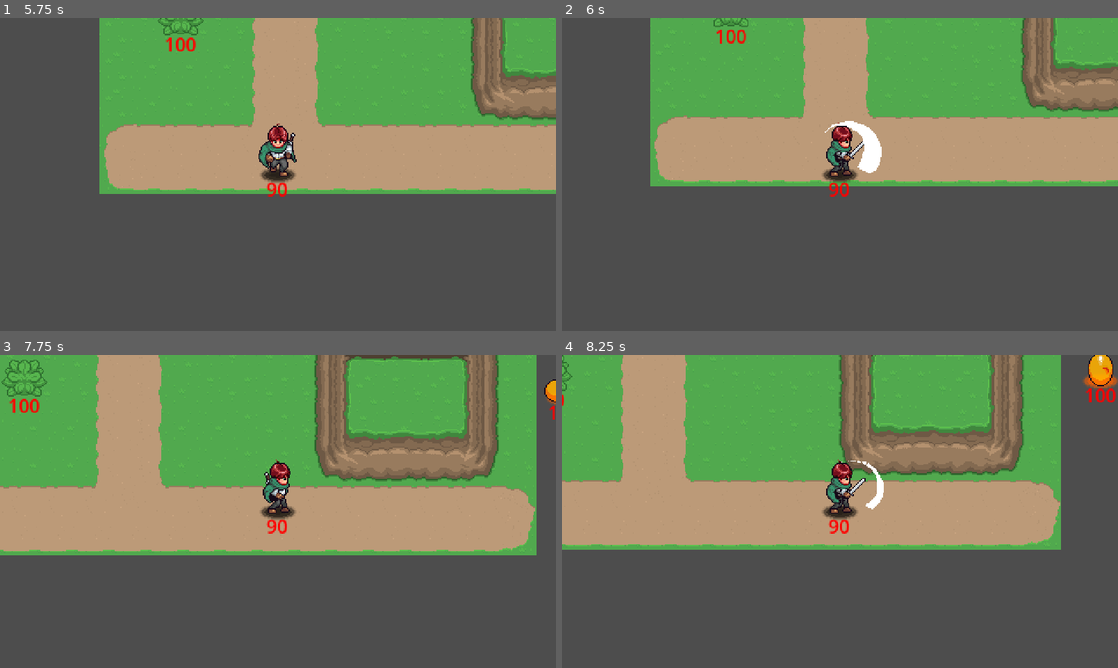
Above: before the commit, frames 1-4 (two rows, left to right).
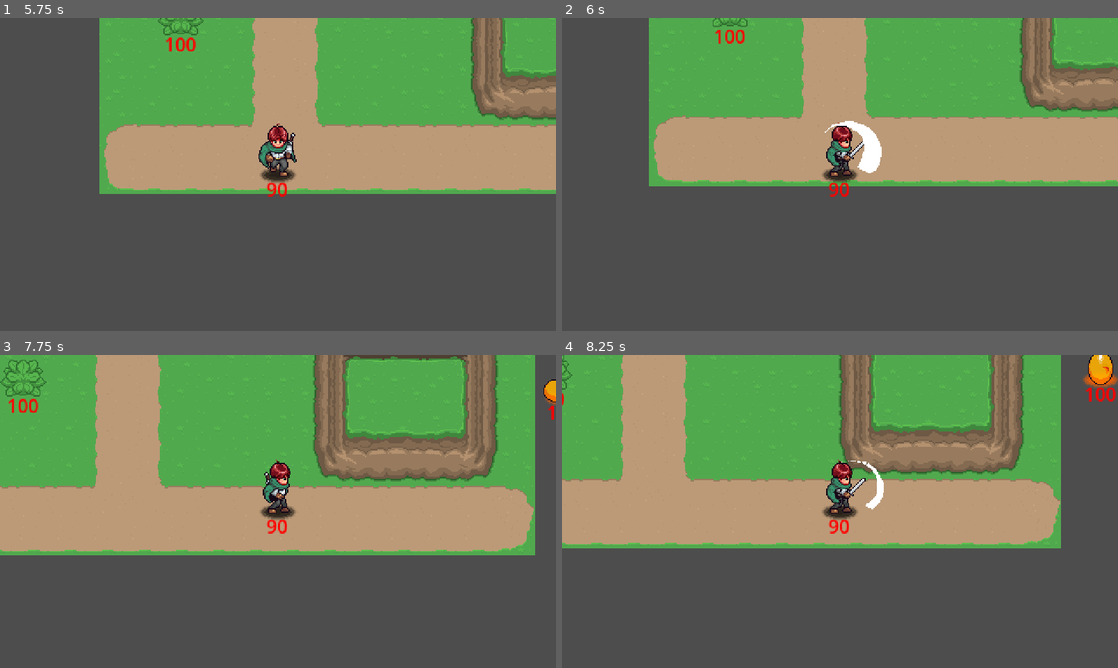
Above: after the commit, the same moments.

Repository: dylanwaling/aarpg
Game: Godot game, scene res://playground.tscn
Two runs of this game, one before a commit and one after it. Both use one fixed random seed, a clock stepped at 60 frames per second and the inputs below. Sound files missing from this copy of the repository are replaced by a short silence.
Inputs (mouse positions are in pixels of both pictures, inside the frame that each line leads up to):
- Up to frame 1 (5.75 s): move the mouse to (400, 158) at 0.52 s; press the mouse at (400, 158) at 0.53 s; hold D (right) 0.53-1.28 s; move the mouse to (166, 190) at 1.27 s; release the mouse at (166, 190) at 1.28 s; hold S (down) 1.28-2.03 s; click (166, 190) at 1.35 s; move the mouse to (333, 105) at 2.02 s; hold D (right) 2.03-2.78 s; hold Space (dash) 2.03-2.78 s; click (333, 105) at 2.3 s; move the mouse to (250, 237) at 2.77 s; hold W (up) 2.78-3.53 s; click (250, 237) at 2.85 s; move the mouse to (444, 221) at 3.52 s; press the mouse at (444, 221) at 3.53 s; hold A (left) 3.53-5.03 s; move the mouse to (111, 127) at 4.27 s; release the mouse at (111, 127) at 4.28 s; tap Space (dash) at 4.35 s; click (111, 127) at 4.55 s; move the mouse to (305, 174) at 5.02 s; press the mouse at (305, 174) at 5.03 s; hold S (down) from 5.03 s (still down)
- Up to frame 2 (6 s): move the mouse to (756, 96) at 5.77 s; release S (down) at 5.78 s; release the mouse at (756, 96) at 5.78 s; hold D (right) from 5.78 s (still down); click (756, 96) at 5.85 s
- Up to frame 3 (7.75 s): move the mouse to (400, 495) at 6.52 s; release D (right) at 6.53 s; hold W (up) 6.53-7.28 s; hold Space (dash) 6.53-7.28 s; click (400, 495) at 6.8 s; move the mouse to (166, 527) at 7.27 s; hold D (right) from 7.28 s (still down); click (166, 527) at 7.35 s
- Up to frame 4 (8.25 s): move the mouse to (895, 442) at 8.02 s; release D (right) at 8.03 s; press the mouse at (895, 442) at 8.03 s; hold S (down) from 8.03 s (still down)

Frame 1 is identical in both runs. In frame 2, 1.1% of the frame differs, in the area x 15-100%, y 0-54%; in frame 3, 2.3%; in frame 4, 2.6%, in the area x 0-100%, y 0-63%.
Error before the commit: Invalid access to property or key 'collision_layer' on a base object of type 'TileMapLayer'. (res://GeneralNodes/Hitbox/Hitbox.gd:177)
Error after the commit: Invalid access to property or key 'collision_layer' on a base object of type 'TileMapLayer'. (res://GeneralNodes/Hitbox/Hitbox.gd:198)

Commit message:
v 0.0.43 knockback

Diff:
--- a/Enemies/Scripts/Enemy.gd
+++ b/Enemies/Scripts/Enemy.gd
@@ -51,14 +51,14 @@
 	target_player = get_tree().get_first_node_in_group("player")
 
 	# Configure using modular system
-	if hitbox and hitbox.has_method("setup_enemy_hurtbox"):
+	if hurtbox and hurtbox.has_method("setup_enemy_hurtbox"):
 		print("Setting up enemy hurtbox for: ", name)
-		hitbox.setup_enemy_hurtbox()  # Enemy receives damage from player
+		hurtbox.setup_enemy_hurtbox()  # Enemy receives damage from player
 	else:
-		print("Enemy ", name, " hitbox doesn't have setup_enemy_hurtbox method!")
-
-	if hurtbox and hurtbox.has_method("setup_enemy_attack"):
-		hurtbox.setup_enemy_attack(damage)  # Enemy hurtbox deals damage to player
+		print("Enemy ", name, " hurtbox doesn't have setup_enemy_hurtbox method!")
+
+	if hitbox and hitbox.has_method("setup_enemy_attack"):
+		hitbox.setup_enemy_attack(damage)  # Enemy hitbox deals damage to player
 
 	if health_component and health_component.has_method("setup_enemy_health"):
 		health_component.auto_connect_to_parent = false  # Disable auto-connect to prevent duplicates
@@ -200,3 +200,18 @@
 	# Only change animation if it's different (avoids restarts)
 	if !anim.is_playing() or anim.current_animation != anim_name:
 		anim.play(anim_name)
+
+func apply_knockback(knockback_force: Vector2):
+	"""Apply knockback to the enemy with proper decay"""
+	print("Enemy receiving knockback: ", knockback_force)
+
+	# Set the knockback velocity
+	velocity = knockback_force
+
+	# Create a timer to gradually reduce the knockback
+	var tween = create_tween()
+	tween.tween_method(_apply_knockback_decay, knockback_force, Vector2.ZERO, 0.2)
+
+func _apply_knockback_decay(current_knockback: Vector2):
+	"""Gradually reduce knockback velocity"""
+	velocity = current_knockback
--- a/GeneralNodes/Health/Health.gd
+++ b/GeneralNodes/Health/Health.gd
@@ -163,7 +163,7 @@
 			health_label.add_theme_color_override("font_color", Color.RED)
 
 # ─────────── MODULAR SETUP METHODS ───────────
-func setup_player_health(max_hp: int = 100, show_display: bool = true):
+func setup_player_health(max_hp: int = 40, show_display: bool = true):
 	"""Quick setup for player health"""
 	max_health = max_hp
 	current_health = max_hp
--- a/GeneralNodes/Hitbox/Hitbox.gd
+++ b/GeneralNodes/Hitbox/Hitbox.gd
@@ -76,11 +76,19 @@
 	if not _active:
 		return
 
+	# Check if we already hit this area or its parent
 	if area in _hit_targets:
+		return
+	var parent = area.get_parent()
+	if parent and parent in _hit_targets:
 		return
 
 	print("Hitbox hit area: ", area.name, " on node: ", area.get_parent().name if area.get_parent() else "no parent")
 	_process_hit(area)
+
+	# Also track the parent to prevent multiple hits
+	if parent:
+		_hit_targets.append(parent)
 
 func _on_body_entered(body):
 	"""Hit a CharacterBody2D directly"""
@@ -141,18 +149,31 @@
 	# Try to apply knockback to the entity that owns the health component
 	var entity = health_component.get_parent()
 	if entity and entity.has_method("apply_knockback"):
+		print("Applying knockback via method: ", knockback_vector)
 		entity.apply_knockback(knockback_vector)
 	elif entity and entity is CharacterBody2D:
-		entity.velocity += knockback_vector
+		print("Applying direct knockback to CharacterBody2D: ", knockback_vector)
+		# Set velocity directly instead of adding to prevent infinite sliding
+		entity.velocity = knockback_vector
+		# Add a timer to stop the knockback
+		_stop_knockback_after_delay(entity, 0.2)
+
+func _stop_knockback_after_delay(entity: CharacterBody2D, delay: float):
+	"""Stop knockback velocity after a delay"""
+	await get_tree().create_timer(delay).timeout
+	if is_instance_valid(entity):
+		print("Stopping knockback for: ", entity.name)
+		# Set velocity back to zero to stop sliding
+		entity.velocity = Vector2.ZERO
 
 # ─────────── SETUP METHODS ───────────
-func setup_player_attack(damage_amount: int = 10, knockback: float = 50.0):
+func setup_player_attack(damage_amount: int = 10, knockback: float = 15.0):
 	"""Setup as player attack - uses scene collision settings"""
 	damage = damage_amount
 	knockback_force = knockback
 	print("Player attack setup - damage: ", damage, " scene_layer: ", collision_layer, " scene_mask: ", collision_mask)
 
-func setup_enemy_attack(damage_amount: int = 5, knockback: float = 75.0):
+func setup_enemy_attack(damage_amount: int = 5, knockback: float = 25.0):
 	"""Setup as enemy attack - uses scene collision settings"""
 	damage = damage_amount
 	knockback_force = knockback
--- a/Player/Scripts/player.gd
+++ b/Player/Scripts/player.gd
@@ -170,3 +170,20 @@
 	# - Update UI health bar
 	# - Play hurt sounds
 	pass
+
+func apply_knockback(knockback_force: Vector2):
+	"""Apply knockback to the player with proper decay"""
+	print("Player receiving knockback: ", knockback_force)
+
+	# Set the knockback velocity
+	velocity = knockback_force
+
+	# Create a timer to gradually reduce the knockback
+	var tween = create_tween()
+	tween.tween_method(_apply_knockback_decay, knockback_force, Vector2.ZERO, 0.3)
+
+func _apply_knockback_decay(current_knockback: Vector2):
+	"""Gradually reduce knockback velocity"""
+	# Only apply if we're not already moving (don't interfere with player movement)
+	if direction == Vector2.ZERO:
+		velocity = current_knockback
